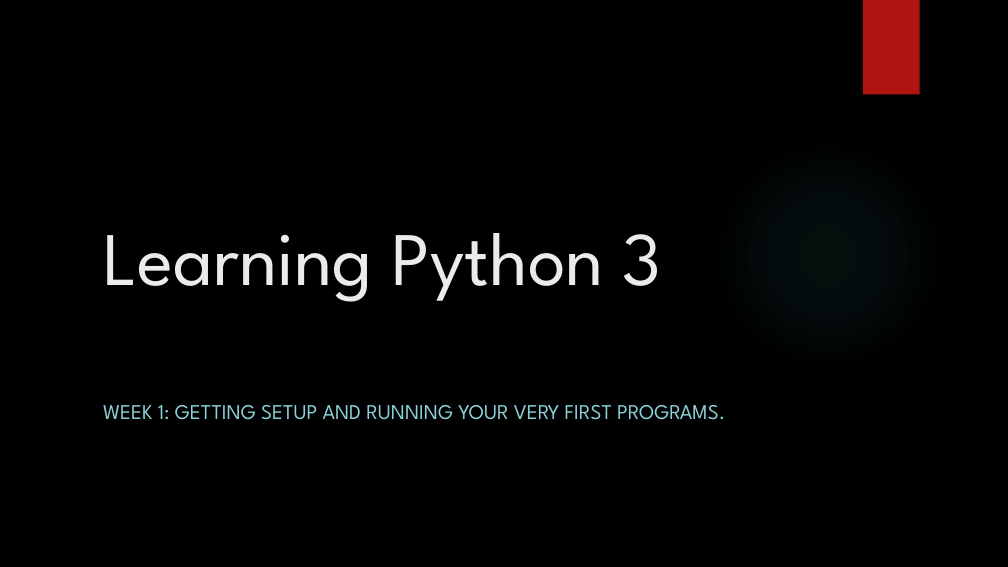
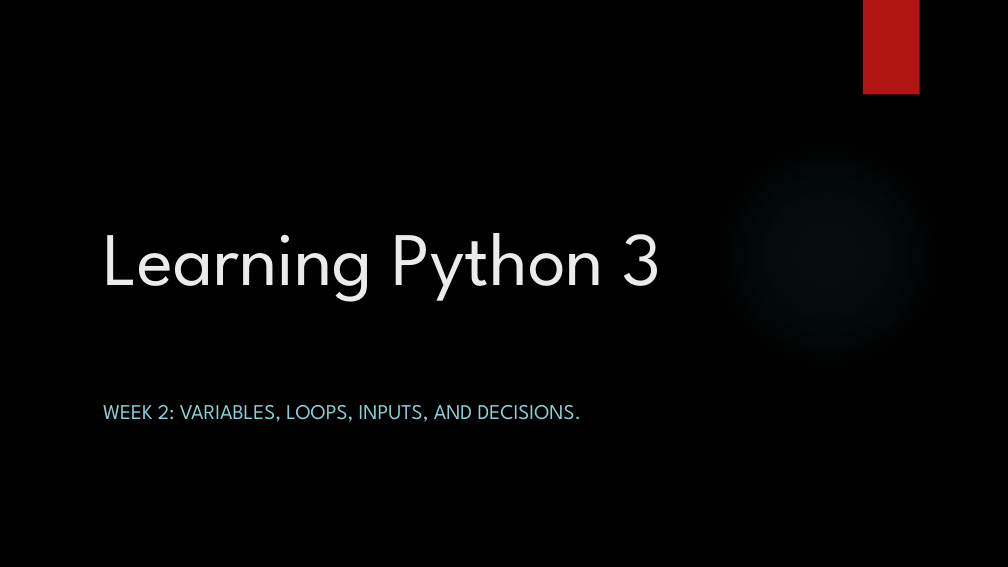
Before and after one commit to davidgroves/DGM_Tutorials, a slide deck: slide 1 of week2/week2.pptx. Drawn at 1008x567 pixels with LibreOffice and Linux fonts; fonts in the diff are those of the drawing; background and template pictures are left out. Boxes give left, top, right and bottom in pixels: in the first picture for what was removed or moved away, otherwise in the second. Text is boxed around its words. In the diff, an @@ line names an element or a change of style, - is before the commit and + after.

```diff
--- a/week2/week2.pptx
+++ b/week2/week2.pptx
@@ subtitle at <box>103,405,582,422</box>: text changed @@
-WEEK 1: GETTING SETUP AND RUNNING YOUR VERY FIRST PROGRAMS.
+WEEK 2: VARIABLES, LOOPS, INPUTS, AND DECISIONS.
```
Also in this commit, not shown: 1 other slide changed, 16 slides added, 17 slides removed.
